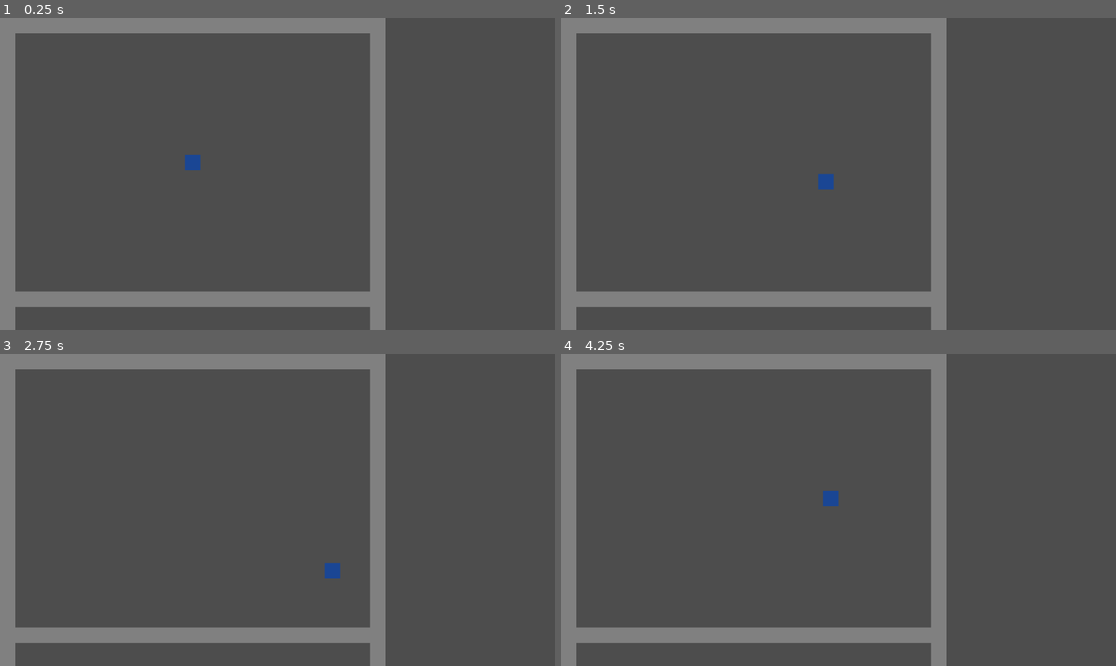
Above: before the commit, frames 1-4 (two rows, left to right).
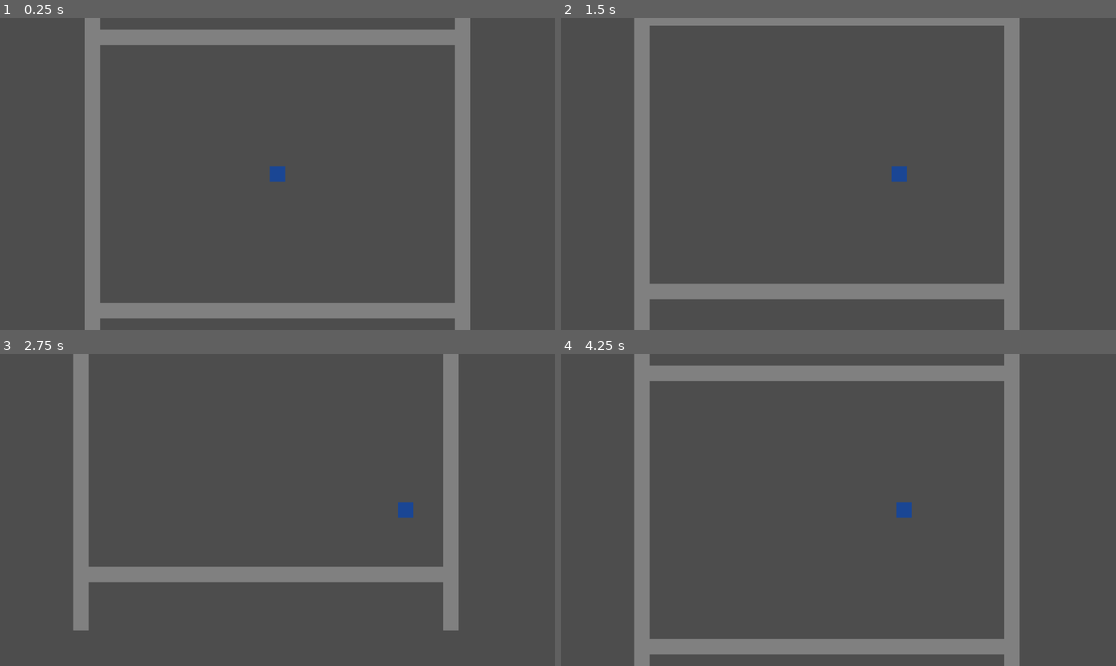
Above: after the commit, the same moments.

Repository: bk-bf/ZED
Game: Godot game, scene res://scenes/testing/movement_test.tscn
Two runs of this game, one before a commit and one after it. Both use one fixed random seed, a clock stepped at 60 frames per second and the inputs below.
Inputs:
- Up to frame 1 (0.25 s): no input
- Up to frame 2 (1.5 s): tap Enter at 0.5 s; hold D (move_right) 0.53-1.28 s; hold S (move_down) from 1.28 s (still down)
- Up to frame 3 (2.75 s): release S (move_down) at 2.03 s; hold D (move_right) from 2.03 s (still down)
- Up to frame 4 (4.25 s): release D (move_right) at 2.78 s; hold W (move_up) 2.78-3.53 s; hold A (move_left) from 3.53 s (still down)

The runs differ from the first frame. In frame 1, 20% of the frame differs, in the area x 0-85%, y 0-100%; in frame 2, 17%; in frame 3, 19%; in frame 4, 20%.

Commit message:
Rebrand project to ZED and implement camera system
Renames project from "Apocalypse Clearance" to "Zombie Extraction Deliverance" (ZED) across all documentation to better reflect the extraction gameplay focus.

Implements camera system with:
- Smooth follow behavior with configurable speed
- Auto-configured camera limits for room boundaries
- Positioning logic for better tactical visibility

Updates roadmap to include new tactical visibility features like fog of war and directional vision cones to enhance strategic depth.

Diff:
--- a/scenes/testing/movement_test.tscn
+++ b/scenes/testing/movement_test.tscn
@@ -8,6 +8,8 @@
 
 [node name="Player" parent="." instance=ExtResource("1_uspyl")]
 position = Vector2(400, 300)
+
+[node name="Camera2D" type="Camera2D" parent="Player"]
 
 [node name="Walls" type="Node2D" parent="."]
 
--- a/scripts/mechanics/player_controller.gd
+++ b/scripts/mechanics/player_controller.gd
@@ -6,9 +6,26 @@
 @export var speed: float = 200.0
 
 func _ready():
-    # Visual is already set up in the scene tree
-    # No need to create ColorRect programmatically
-    pass
+    # Set starting position to center of room
+    position = Vector2(400, 300)
+
+    # Set up camera limits automatically
+    setup_camera_limits()
+
+func setup_camera_limits():
+    var camera = get_node("Camera2D")
+    if not camera:
+        print("Camera2D not found!")
+        return
+
+    # Set wider limits - camera can see beyond walls but won't show empty space
+    camera.limit_left = -200 # Allow camera to show some area beyond left wall
+    camera.limit_right = 1000 # Allow camera to show some area beyond right wall
+    camera.limit_top = -200 # Allow camera to show some area beyond top wall
+    camera.limit_bottom = 800 # Allow camera to show some area beyond bottom wall
+
+    print("Camera limits set: ", camera.limit_left, ", ", camera.limit_top, " to ", camera.limit_right, ", ", camera.limit_bottom)
+
 
 func _physics_process(delta):
     handle_movement()
Not shown, changed: README.md
Not shown, changed: docs/overview/DAILY_TASKS.md
Not shown, changed: docs/overview/Project_Structure.md
Not shown, changed: docs/overview/ROADMAP.md
Not shown, changed: docs/reports/personal/Project_Overview_25.05.md
